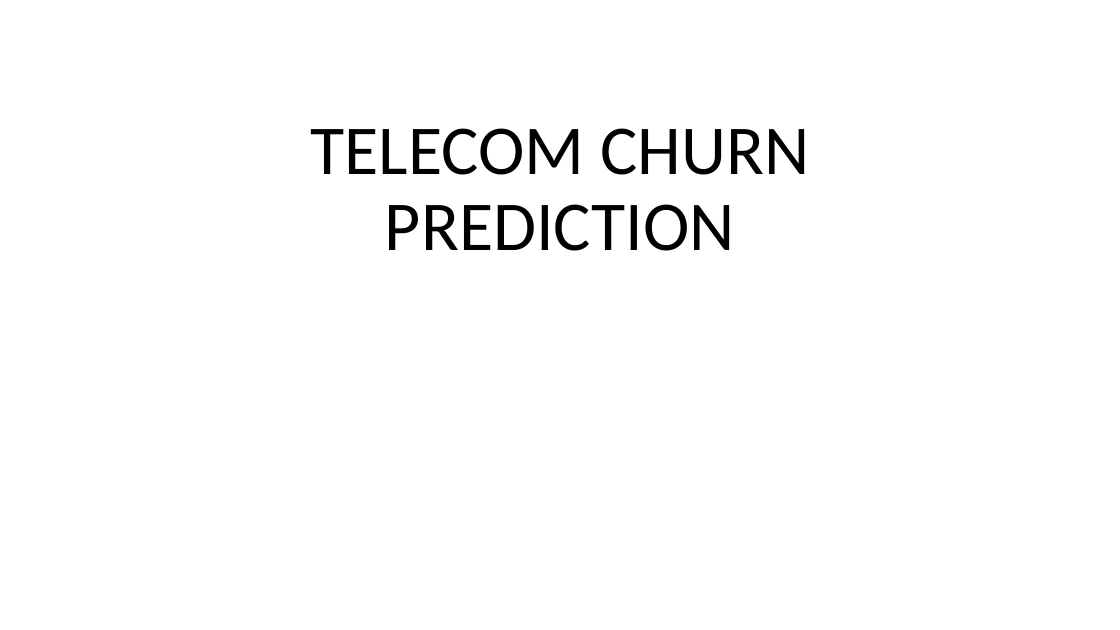
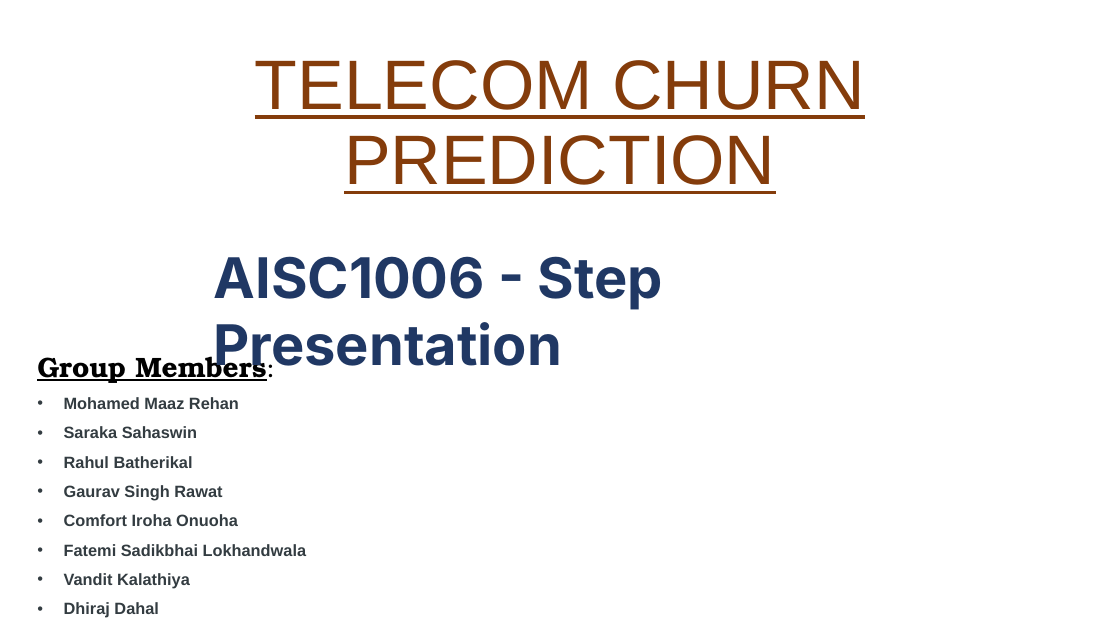
Before and after one commit to Mohamed-Maaz-Rehan/Telecom-Churn-Prediction, a slide deck: slide 1 of STEP (Churning).pptx. Drawn at 1120x630 pixels with LibreOffice and Linux fonts; fonts in the diff are those of the drawing. Boxes give left, top, right and bottom in pixels: in the first picture for what was removed or moved away, otherwise in the second. Text is boxed around its words. In the diff, an @@ line names an element or a change of style, - is before the commit and + after.

```diff
--- a/STEP (Churning).pptx
+++ b/STEP (Churning).pptx
@@ title "TELECOM CHURN PREDICTION": place and size @@
-title "TELECOM CHURN PREDICTION" at [311, 128, 809, 251]
+title "TELECOM CHURN PREDICTION" at [255, 60, 865, 194]
@@ title "TELECOM CHURN PREDICTION" at [255, 60, 865, 194]: font Calibri to Arial, text colour #000000 to #843C0B, underline on @@
@@ text added at [214, 256, 663, 378], 48 pt, text #203864, bold @@
+AISC1006 - Step Presentation
@@ subtitle added at [37, 349, 307, 618], 14 pt, text #333C41, bold @@
+Group Members:
+• Mohamed Maaz Rehan
+• Saraka Sahaswin
+• Rahul Batherikal
+• Gaurav Singh Rawat
+• Comfort Iroha Onuoha
+• Fatemi Sadikbhai Lokhandwala
+• Vandit Kalathiya
+• Dhiraj Dahal
```
Also in this commit, not shown: 6 other slides changed, 1 slide removed.
